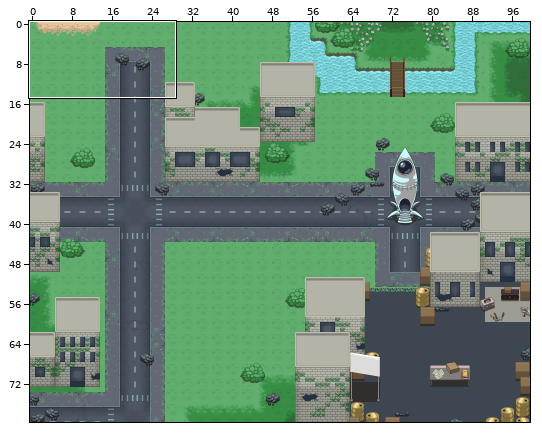
Tiled map (JSON), stored at public/assets/Tilemaps/City.json. The first picture is a wide view before the edit; the outline marks the close-up.
Close-up. The starting point:
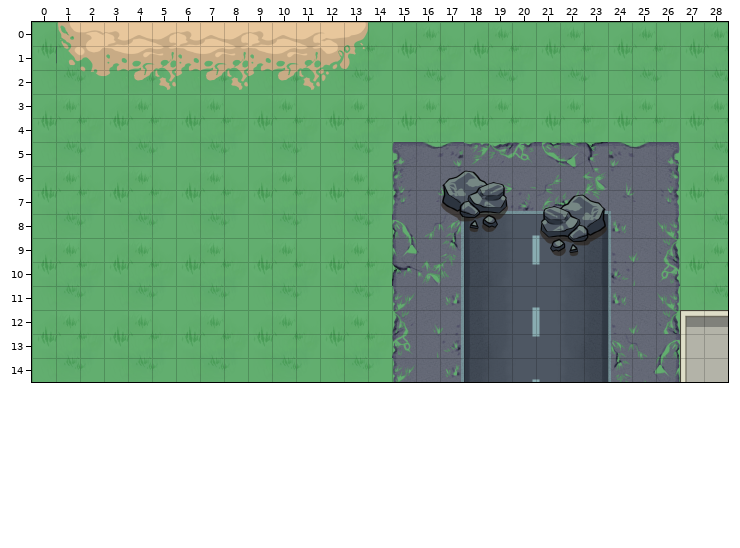
Cells are 50x50 px. Shown: x 0..28, y 0..14.
After the commit:
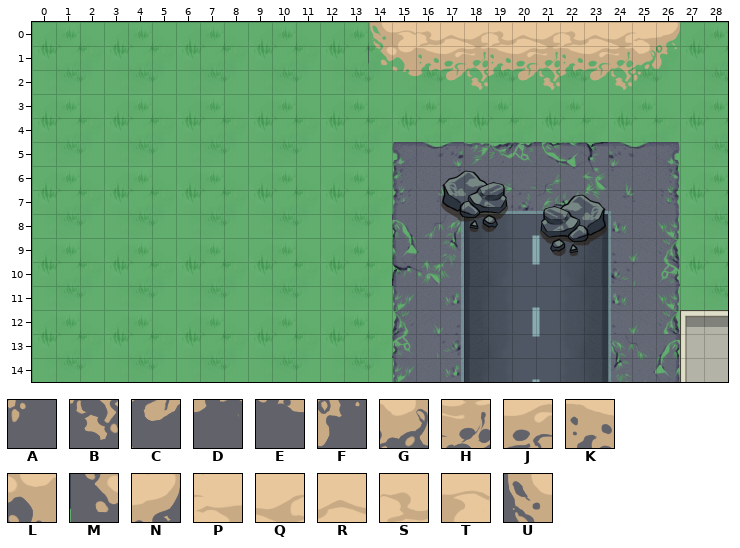
Key: from "TDJ2 - tileset": A 668 turned 180, B 669 turned 180, C 670 turned 180, D 671 turned 180, E 672 turned 180, F 705 turned 180, G 706 turned 180, H 707 turned 180, J 708 turned 180, K 709 turned 180, L 710 turned 180, M 711 turned 180, N 743 turned 180, P 744 turned 180, Q 745 turned 180, R 746 turned 180, S 747 turned 180, T 748 turned 180, U 749 turned 180.
_ is an empty cell, . an unchanged one.
Change:
--- layer "Deco"
@@ x 1..26 @@
- 0 UTSRQSRQSRQPN_____________
- 1 MLKJHKJHKJHGF_____________
- 2 .EDCBDCBDCBA..___________.
+ 0 _____________UTSRQSRQSRQPN
+ 1 _____________MLKJHKJHKJHGF
+ 2 .___________..EDCBDCBDCBA.
Where, in picture pixels (left, top, right, bottom), the same in both close-ups:
changed: (56, 22, 680, 94)
